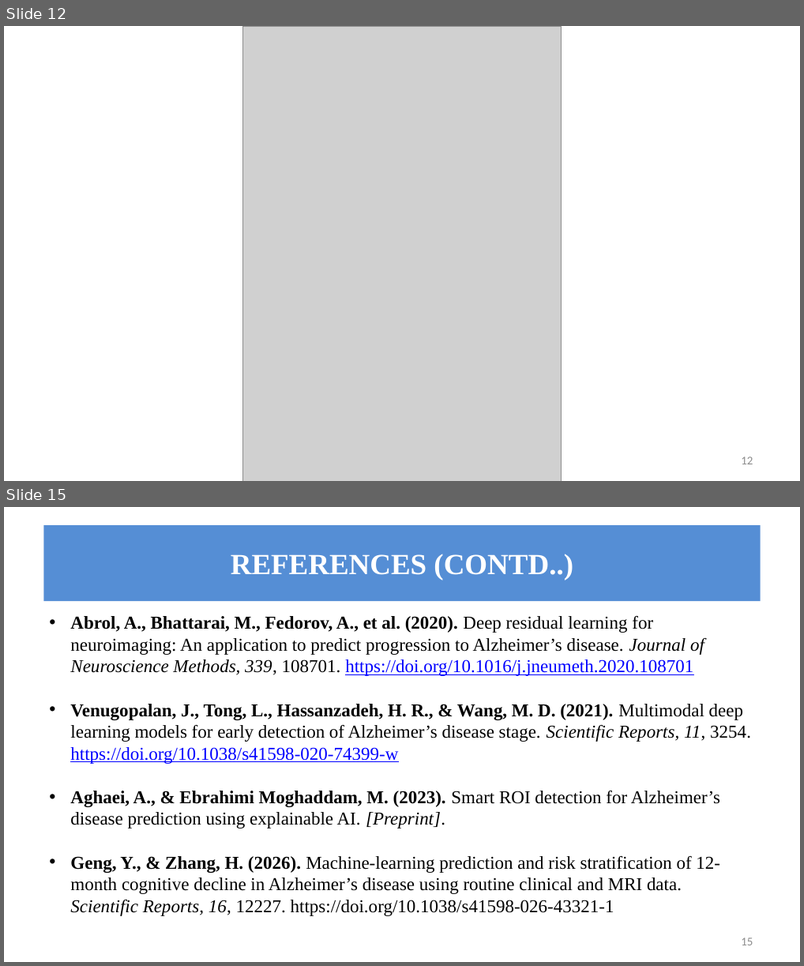
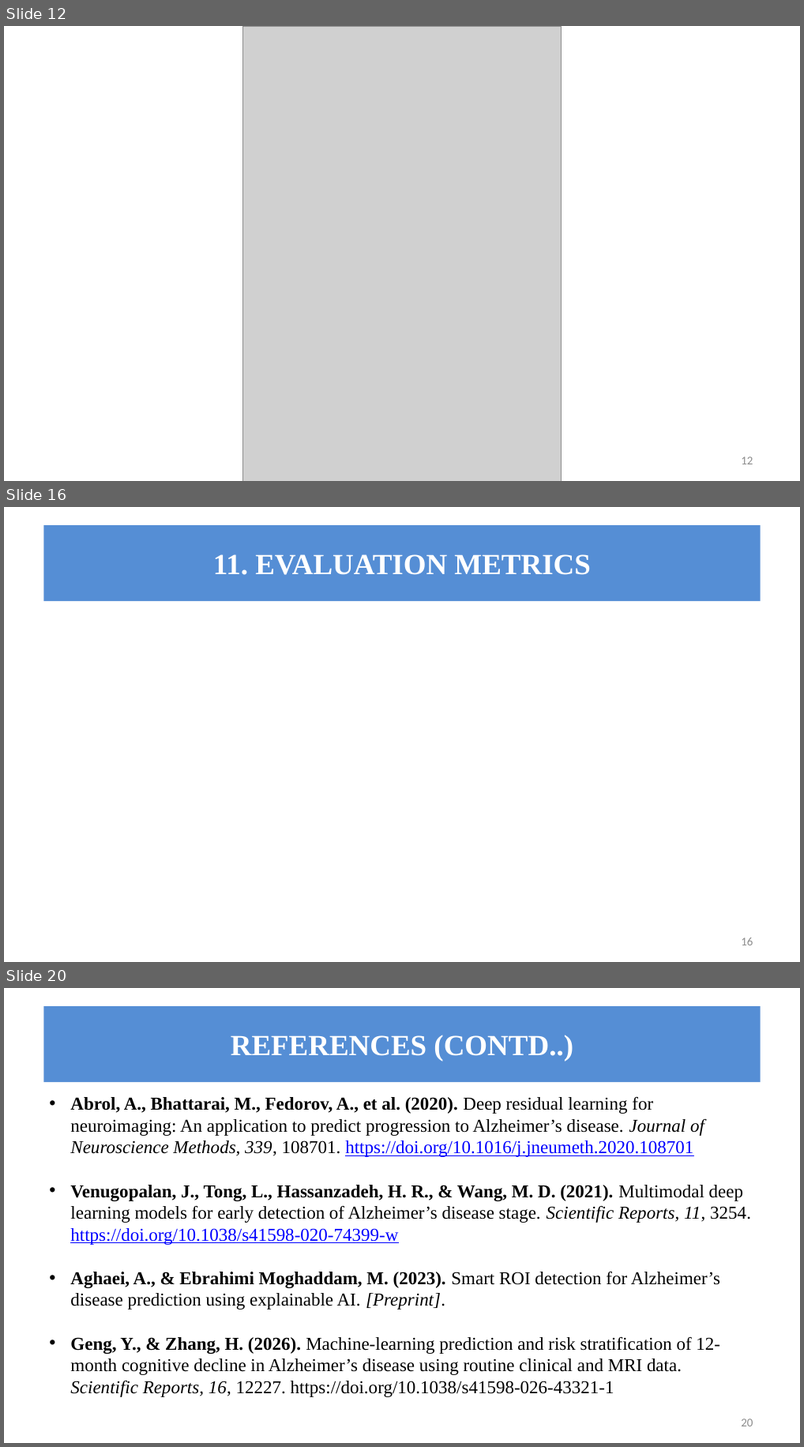
Before and after one commit to An-Avenger/CEREBRO---X, a slide deck: 25MCS1018 ARYAN SHARMA CEREBRO-X REVIEW 2 PPT.pptx. Shown one above the other, each under a label of ours: slides 12 and 15 before the commit, slides 12, 16 and 20 after it; the slides between them are not shown. The pictures are 804x966 and 804x1447 pixels, drawn with LibreOffice and Linux fonts; fonts in the diff are those of the drawing; grey boxes stand for pictures; background and template pictures are left out. Boxes give left, top, right and bottom in pixels: in the first picture for what was removed or moved away, otherwise in the second. Text is boxed around its words. In the diff, an @@ line names an element or a change of style, - is before the commit and + after.

```diff
--- a/25MCS1018 ARYAN SHARMA CEREBRO-X REVIEW 2 PPT.pptx
+++ b/25MCS1018 ARYAN SHARMA CEREBRO-X REVIEW 2 PPT.pptx
@@ slide 16 added at [4,507,800,962], background #FFFFFF @@
@@ title added at [44,525,761,601], fill #558ED5, 37 pt, text #FFFFFF, bold @@
+11. EVALUATION METRICS
@@ page number added at [741,938,753,945], 15 pt, text #8C8C8C @@
+16
@@ what was slide 15 is now slide 20 @@
@@ page number at [741,1419,753,1426]: text changed @@
-15
+20
```
Also in this commit, not shown: 3 slides changed, 4 other slides added, 17 other files.
